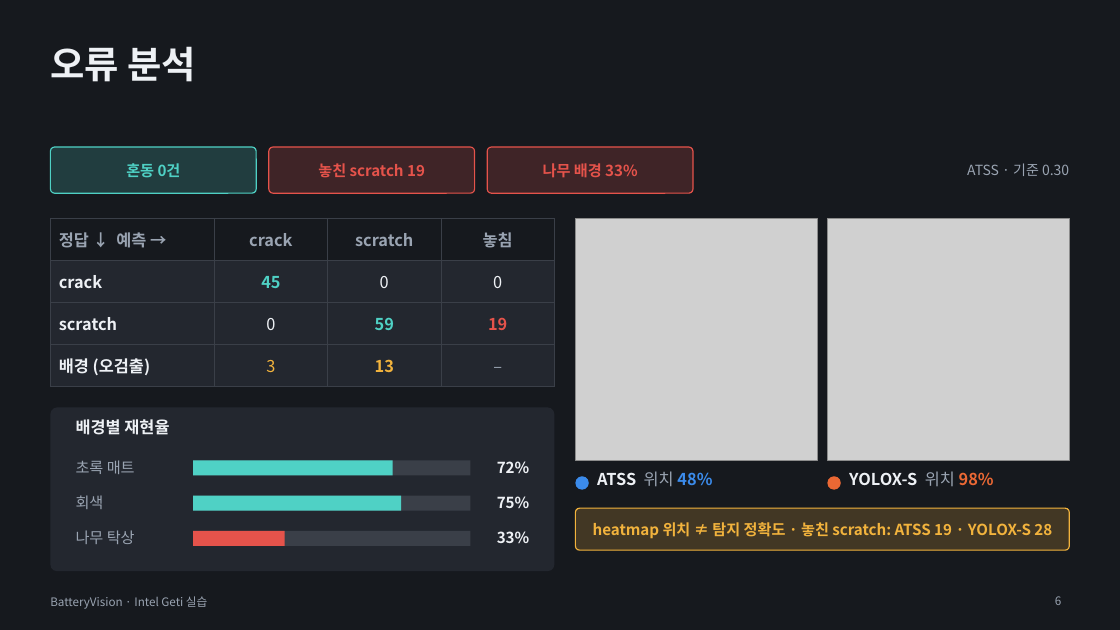
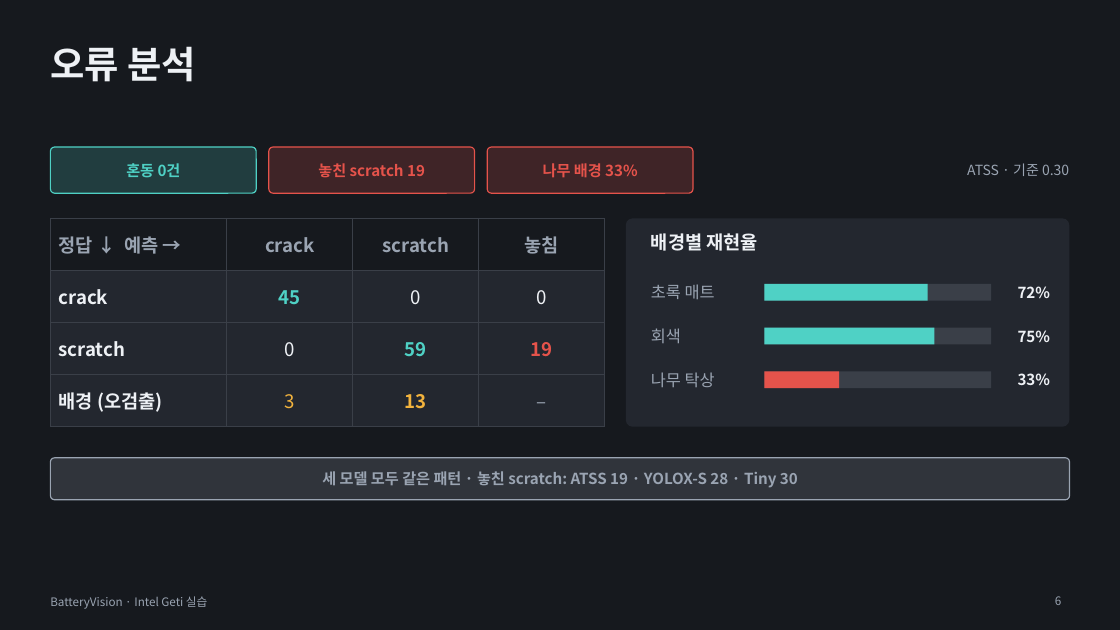
Before and after one commit to se4nchoi/batteryvision, a slide deck: slide 6 of docs/submission/BatteryVision_발표.pptx. Drawn at 1120x630 pixels with LibreOffice and Linux fonts; fonts in the diff are those of the drawing; grey boxes stand for pictures. Boxes give left, top, right and bottom in pixels: in the first picture for what was removed or moved away, otherwise in the second. Text is boxed around its words. In the diff, an @@ line names an element or a change of style, - is before the commit and + after.

```diff
--- a/docs/submission/BatteryVision_발표.pptx
+++ b/docs/submission/BatteryVision_발표.pptx
@@ table at box(50, 218, 605, 416) @@
@@ size 14 to 16 pt @@
@@ table: place and size @@
-table at box(50, 218, 555, 379)
+table at box(50, 218, 605, 416)
@@ picture removed at box(576, 218, 818, 460) @@
@@ rounded rectangle added at box(626, 218, 1070, 427), fill #23272F @@
@@ text "배경별 재현율": place and size @@
-text "배경별 재현율" at box(76, 419, 169, 435)
+text "배경별 재현율" at box(651, 233, 758, 251)
@@ text "배경별 재현율" at box(651, 233, 758, 251): size 14 to 16 pt @@
@@ picture removed at box(828, 218, 1070, 460) @@
@@ text "초록 매트": place and size @@
-text "초록 매트" at box(76, 460, 135, 474)
+text "초록 매트" at box(651, 284, 715, 299)
@@ rectangle: place and size @@
-rectangle at box(193, 460, 471, 476)
+rectangle at box(765, 284, 991, 301)
@@ rectangle added at box(765, 284, 928, 301), fill #4FD1C5 @@
@@ text "72%": place and size @@
-text "72%" at box(497, 461, 529, 473)
+text "72%" at box(1018, 286, 1050, 298)
@@ text "회색": place and size @@
-text "회색" at box(76, 495, 104, 509)
+text "회색" at box(651, 328, 681, 343)
@@ rectangle: place and size @@
-rectangle at box(193, 460, 393, 476)
+rectangle at box(765, 328, 934, 344)
@@ rectangle: place and size @@
-rectangle at box(193, 496, 471, 511)
+rectangle at box(765, 328, 991, 344)
@@ text "75%": place and size @@
-text "75%" at box(497, 496, 529, 508)
+text "75%" at box(1018, 330, 1050, 342)
@@ size 13 to 14 pt in 3 elements at box(651, 284, 715, 299), box(651, 328, 681, 343), box(651, 372, 715, 387) @@
@@ text "나무 탁상": place and size @@
-text "나무 탁상" at box(76, 530, 135, 544)
+text "나무 탁상" at box(651, 372, 715, 387)
@@ rectangle: place and size @@
-rectangle at box(193, 531, 285, 546)
+rectangle at box(765, 371, 839, 388)
@@ rectangle: place and size @@
-rectangle at box(193, 531, 471, 546)
+rectangle at box(765, 371, 991, 388)
@@ text "33%": place and size @@
-text "33%" at box(497, 531, 529, 543)
+text "33%" at box(1018, 373, 1050, 385)
@@ rounded rectangle: place and size @@
-rounded rectangle at box(50, 408, 555, 571)
+rounded rectangle at box(50, 458, 1070, 500)
@@ rounded rectangle at box(50, 458, 1070, 500): fill #23272F to #9AA4B2 at 20% opacity; outline none to #9AA4B2 1 pt; proportions changed @@
@@ text added at box(322, 471, 798, 488), 13 pt, text #9AA4B2, bold @@
+세 모델 모두 같은 패턴 · 놓친 scratch: ATSS 19 · YOLOX-S 28 · Tiny 30
@@ ellipse removed at box(576, 476, 589, 490) @@
@@ text removed at box(597, 471, 712, 486) @@
-ATSS 위치 48%
@@ ellipse removed at box(828, 476, 841, 490) @@
@@ text removed at box(849, 471, 994, 486) @@
-YOLOX-S 위치 98%
@@ rectangle removed at box(193, 496, 402, 511) @@
@@ rounded rectangle removed at box(576, 508, 1070, 550) @@
@@ text removed at box(593, 522, 1052, 539) @@
-heatmap 위치 ≠ 탐지 정확도 · 놓친 scratch: ATSS 19 · YOLOX-S 28
```
Also in this commit, not shown: 2 other slides changed, 1 slide added, 6 other files.
